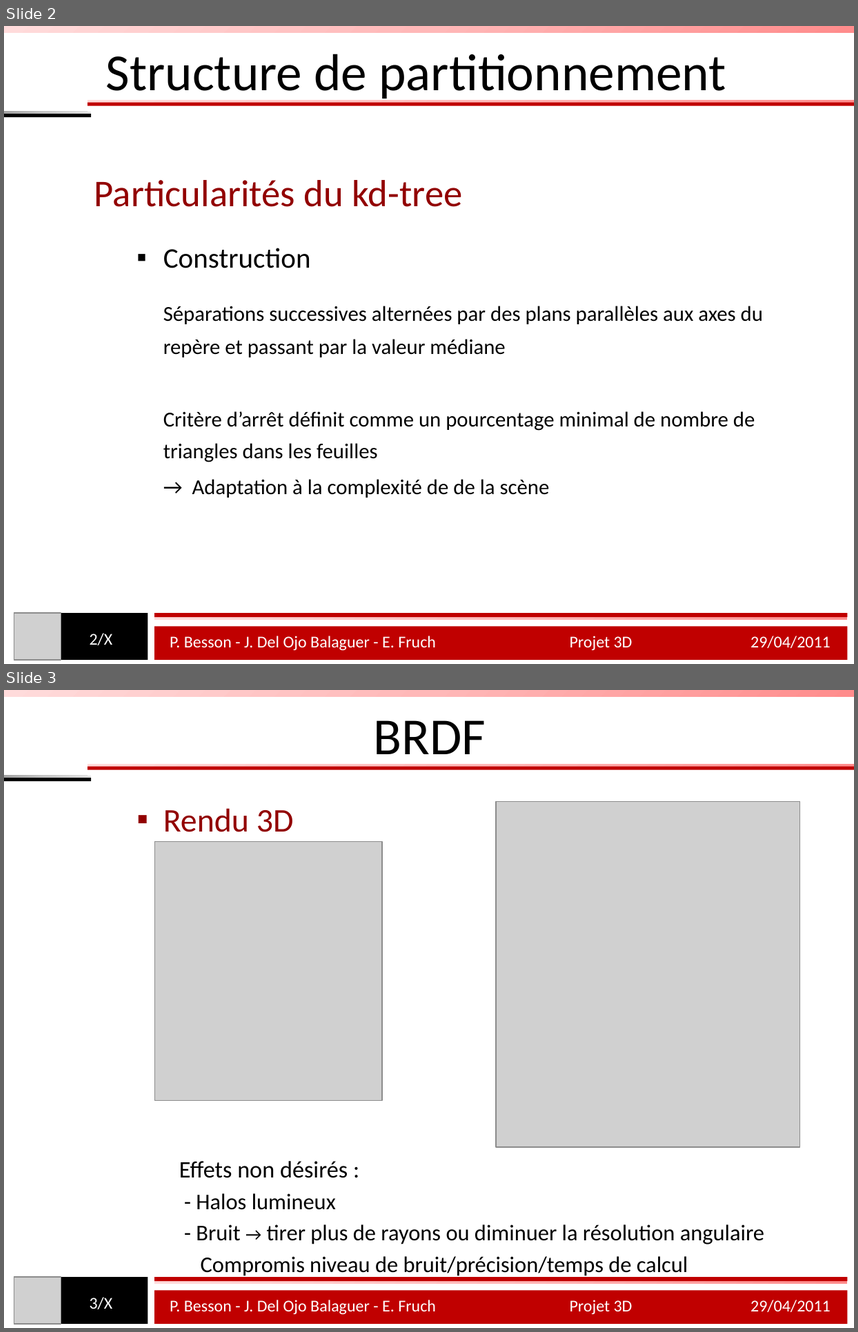
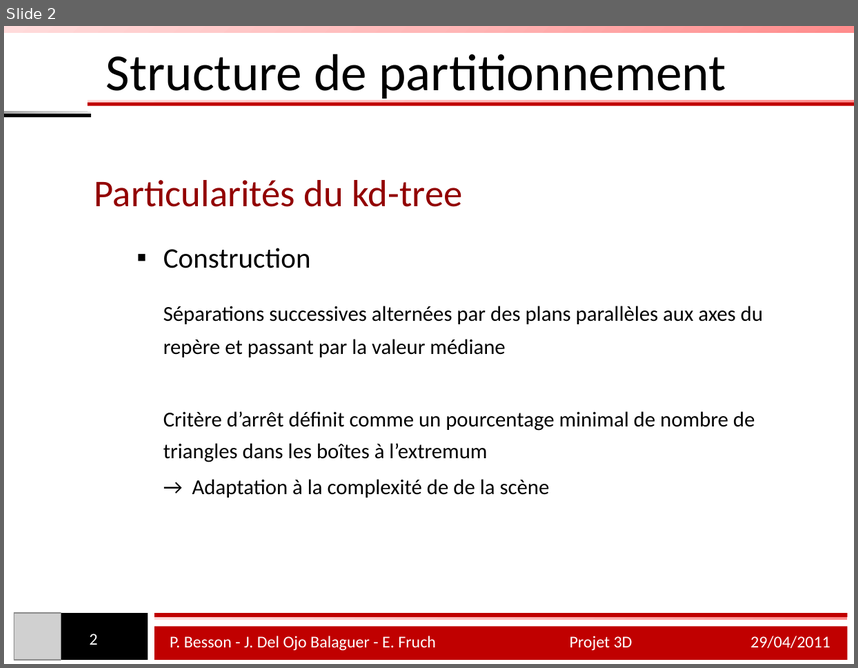
Before and after one commit to pierr/Projet3D, a slide deck: raymini/Presentation.pptx. Shown one above the other, each under a label of ours: slides 2 and 3 before the commit, slide 2 after it. The pictures are 858x1332 and 858x668 pixels, drawn with LibreOffice and Linux fonts; fonts in the diff are those of the drawing; grey boxes stand for pictures. Boxes give left, top, right and bottom in pixels: in the first picture for what was removed or moved away, otherwise in the second. Text is boxed around its words. In the diff, an @@ line names an element or a change of style, - is before the commit and + after.

```diff
--- a/raymini/Presentation.pptx
+++ b/raymini/Presentation.pptx
@@ slide 3 removed at box(4, 690, 854, 1328), background #FFFFFF @@
@@ rectangle removed at box(4, 690, 854, 697) @@
@@ title removed at box(374, 720, 486, 767) @@
-BRDF
@@ group removed at box(4, 764, 854, 781): 4 rectangles @@
@@ text removed at box(163, 808, 764, 1277) @@
-  ▪ Rendu 3D
-    Effets non désirés :
-    - Halos lumineux
-    - Bruit → tirer plus de rayons ou diminuer la résolution angulaire
-    Compromis niveau de bruit/précision/temps de calcul
@@ picture removed at box(496, 801, 800, 1147) @@
@@ picture removed at box(154, 841, 382, 1100) @@
@@ picture removed at box(14, 1276, 61, 1323) @@
@@ rectangle removed at box(18, 1276, 148, 1323) @@
@@ rectangle removed at box(154, 1276, 847, 1283) @@
@@ rectangle removed at box(154, 1276, 847, 1281) @@
@@ page number removed at box(90, 1297, 113, 1309) @@
-3/X
@@ rectangle removed at box(154, 1290, 847, 1323) @@
@@ text removed at box(170, 1299, 831, 1314) @@
-P. Besson - J. Del Ojo Balaguer - E. Fruch Projet 3D 29/04/2011
@@ slide 2 changed as well @@
@@ text at box(163, 411, 755, 462): text changed @@
-  Critère d’arrêt définit comme un pourcentage minimal de nombre de triangles dans les feuilles
+  Critère d’arrêt définit comme un pourcentage minimal de nombre de triangles dans les boîtes à l’extremum
@@ page number at box(90, 633, 98, 644): text changed @@
-2/X
+2
```
Also in this commit, not shown: 6 other slides changed, 2 other slides removed.
